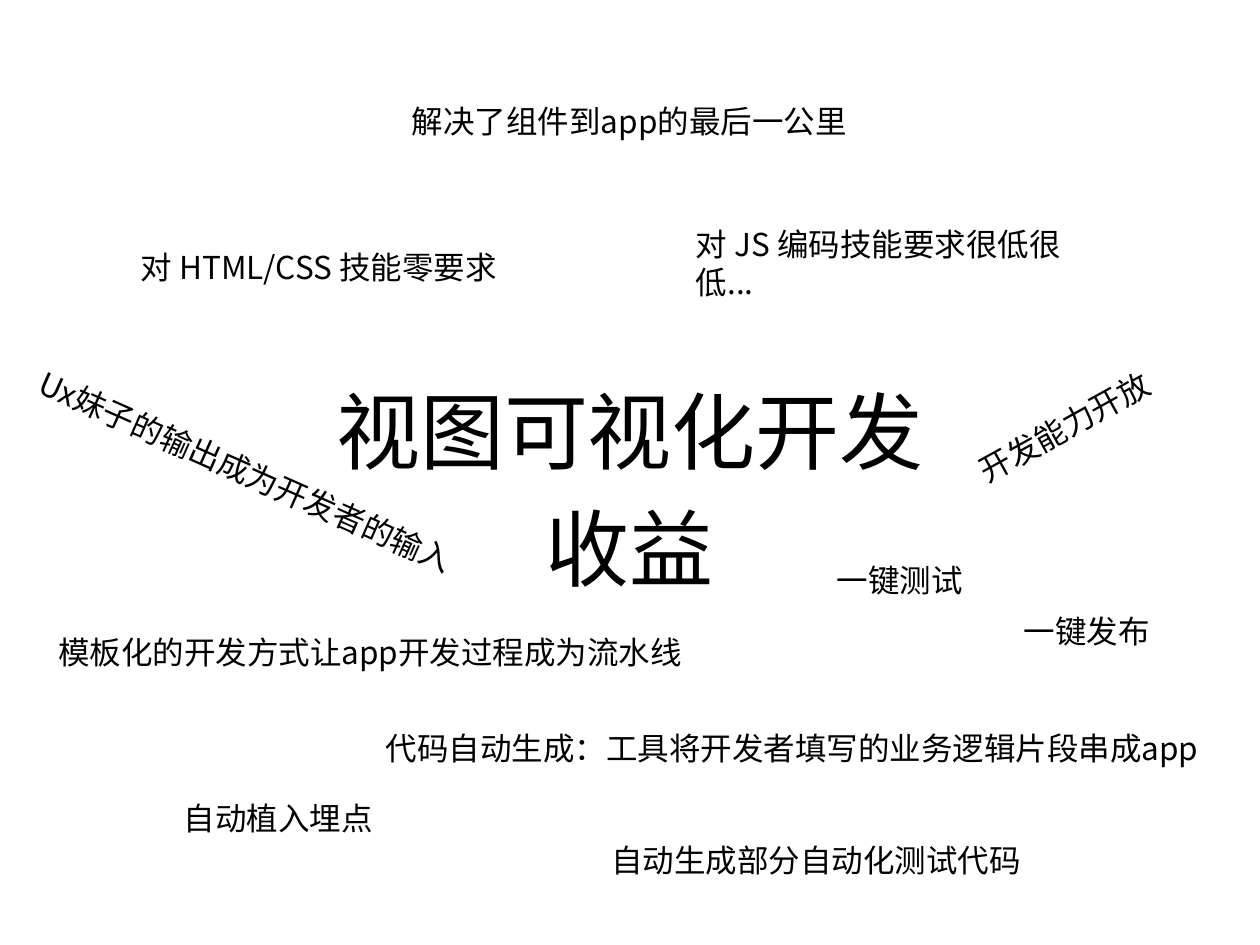
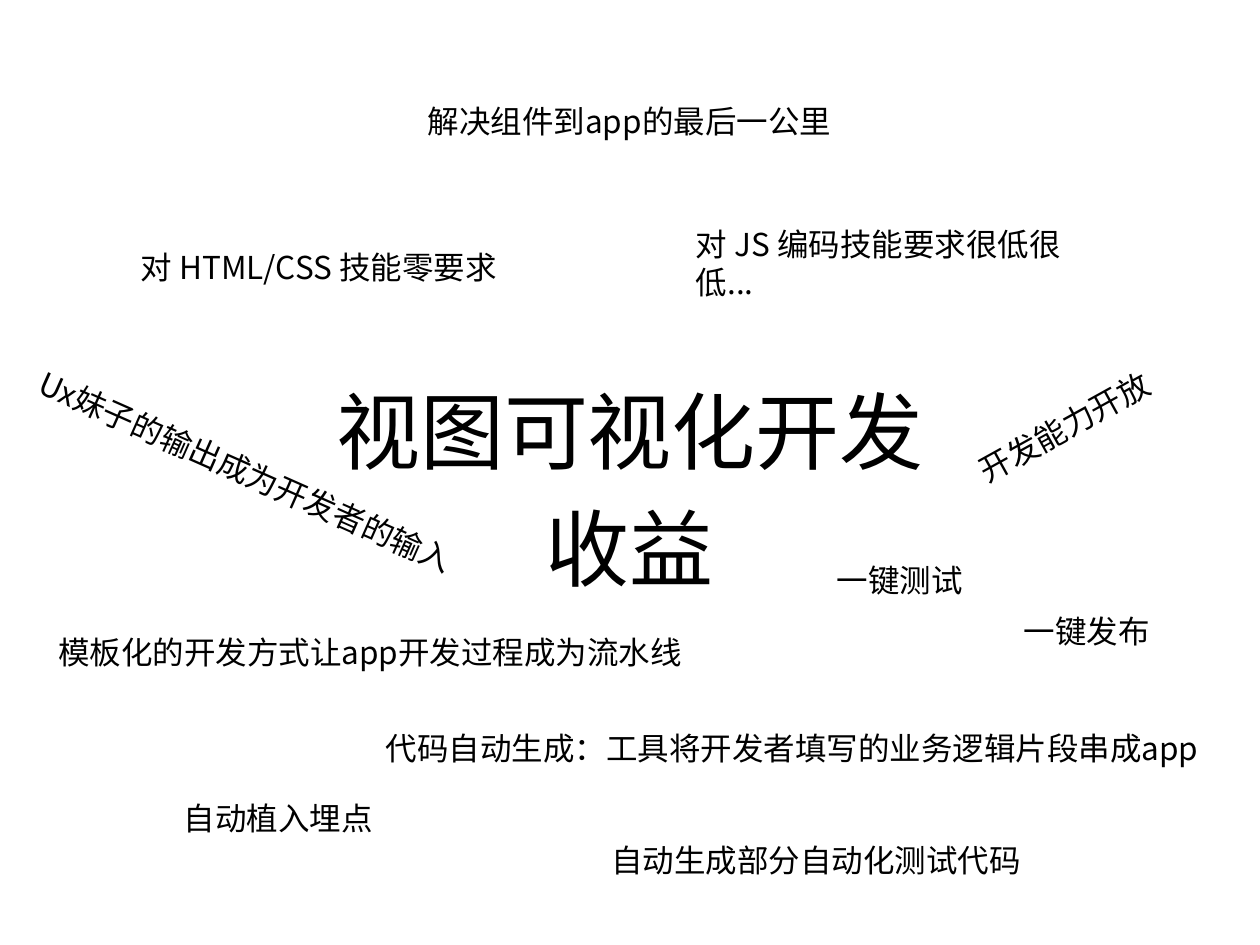
Before and after one commit to yibit/jigsaw, a slide deck: slide 23 of 让任何人迅速成为大前端开发者.pptx. Drawn at 1260x945 pixels with LibreOffice and Linux fonts; fonts in the diff are those of the drawing. Boxes give left, top, right and bottom in pixels: in the first picture for what was removed or moved away, otherwise in the second. Text is boxed around its words. In the diff, an @@ line names an element or a change of style, - is before the commit and + after.

```diff
--- a/让任何人迅速成为大前端开发者.pptx
+++ b/让任何人迅速成为大前端开发者.pptx
@@ text at bbox=[428, 106, 831, 141]: text changed @@
-解决了组件到app的最后一公里
+解决组件到app的最后一公里
```
Also in this commit, not shown: 15 other slides changed, 21 slides added.
